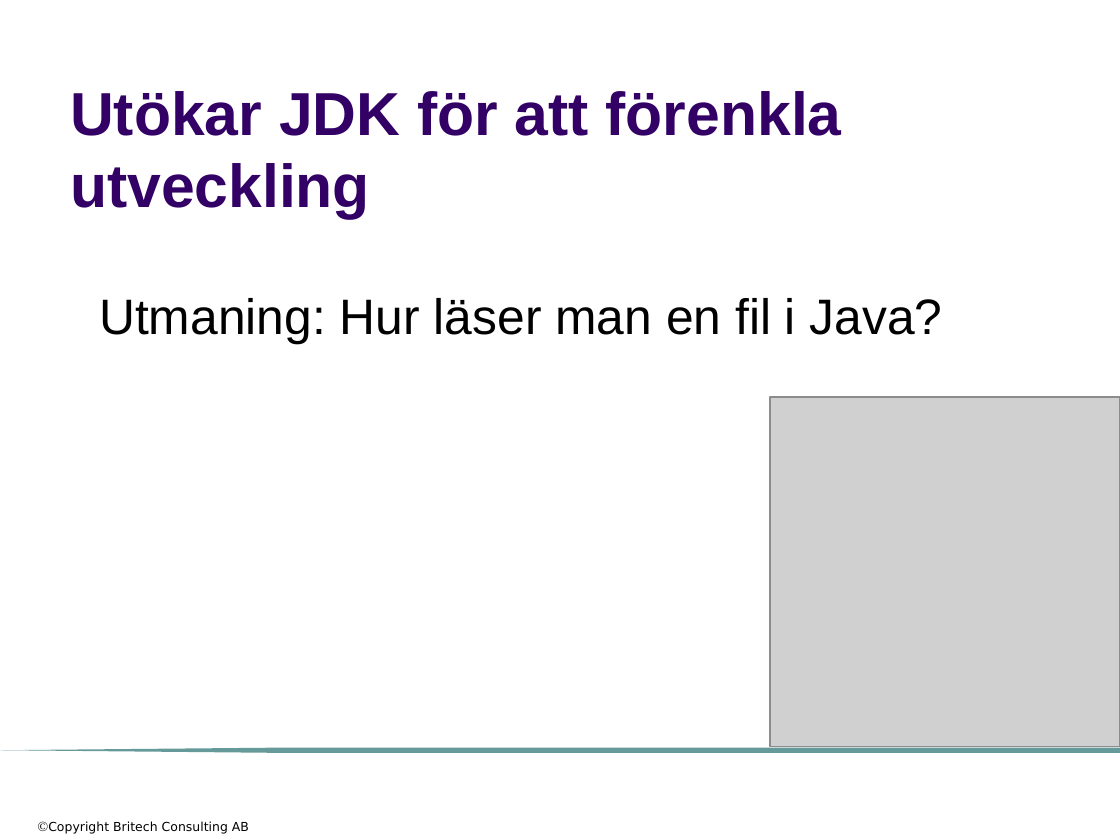
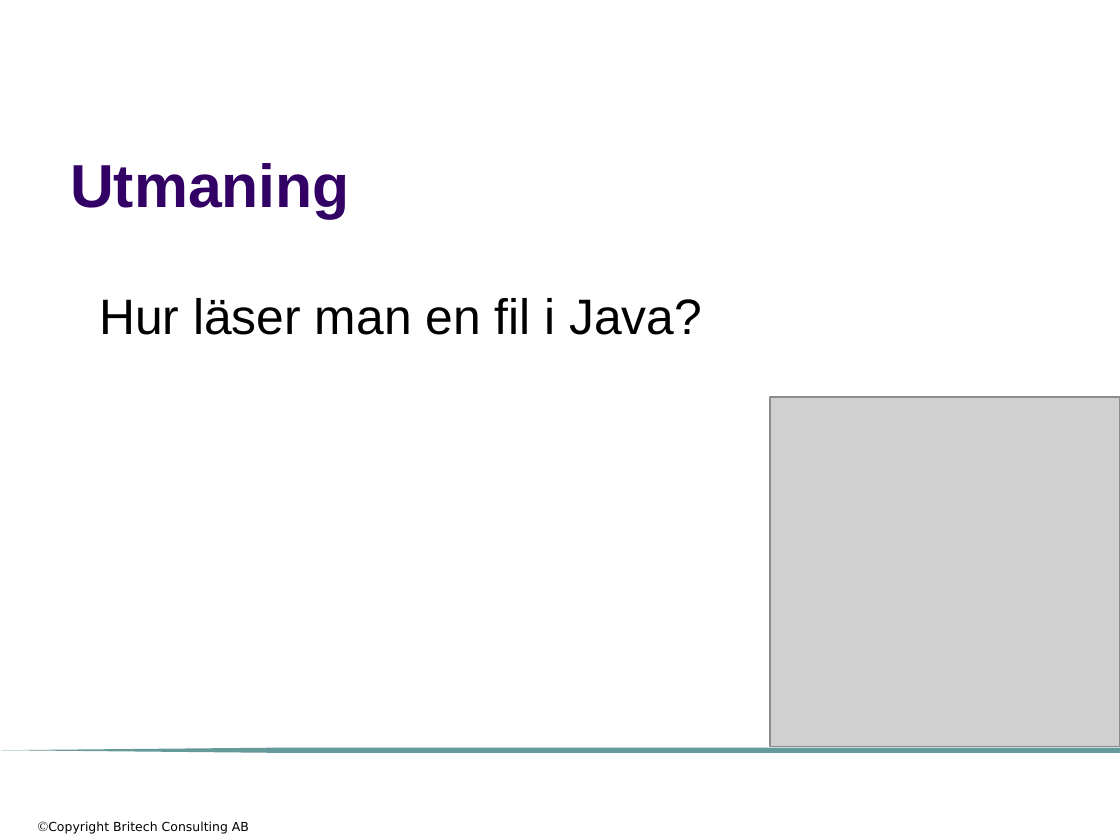
Before and after one commit to me97esn/groovyseminarium, a slide deck: slide 26 of groovyseminarie/dokument/groovyseminarium_source_w_logo.pptx (slide 24 before the commit). Drawn at 1120x840 pixels with LibreOffice and Linux fonts; fonts in the diff are those of the drawing; grey boxes stand for pictures; background and template pictures are left out. Boxes give left, top, right and bottom in pixels: in the first picture for what was removed or moved away, otherwise in the second. Text is boxed around its words. In the diff, an @@ line names an element or a change of style, - is before the commit and + after.

```diff
--- a/groovyseminarie/dokument/groovyseminarium_source_w_logo.pptx
+++ b/groovyseminarie/dokument/groovyseminarium_source_w_logo.pptx
@@ title at (70, 163, 350, 219): text changed @@
-Utökar JDK för att förenkla utveckling
+Utmaning
@@ text at (99, 298, 702, 335): text changed @@
-• Utmaning: Hur läser man en fil i Java?
+• Hur läser man en fil i Java?
```
Also in this commit, not shown: 4 other slides changed, 4 slides added, 6 other files.
